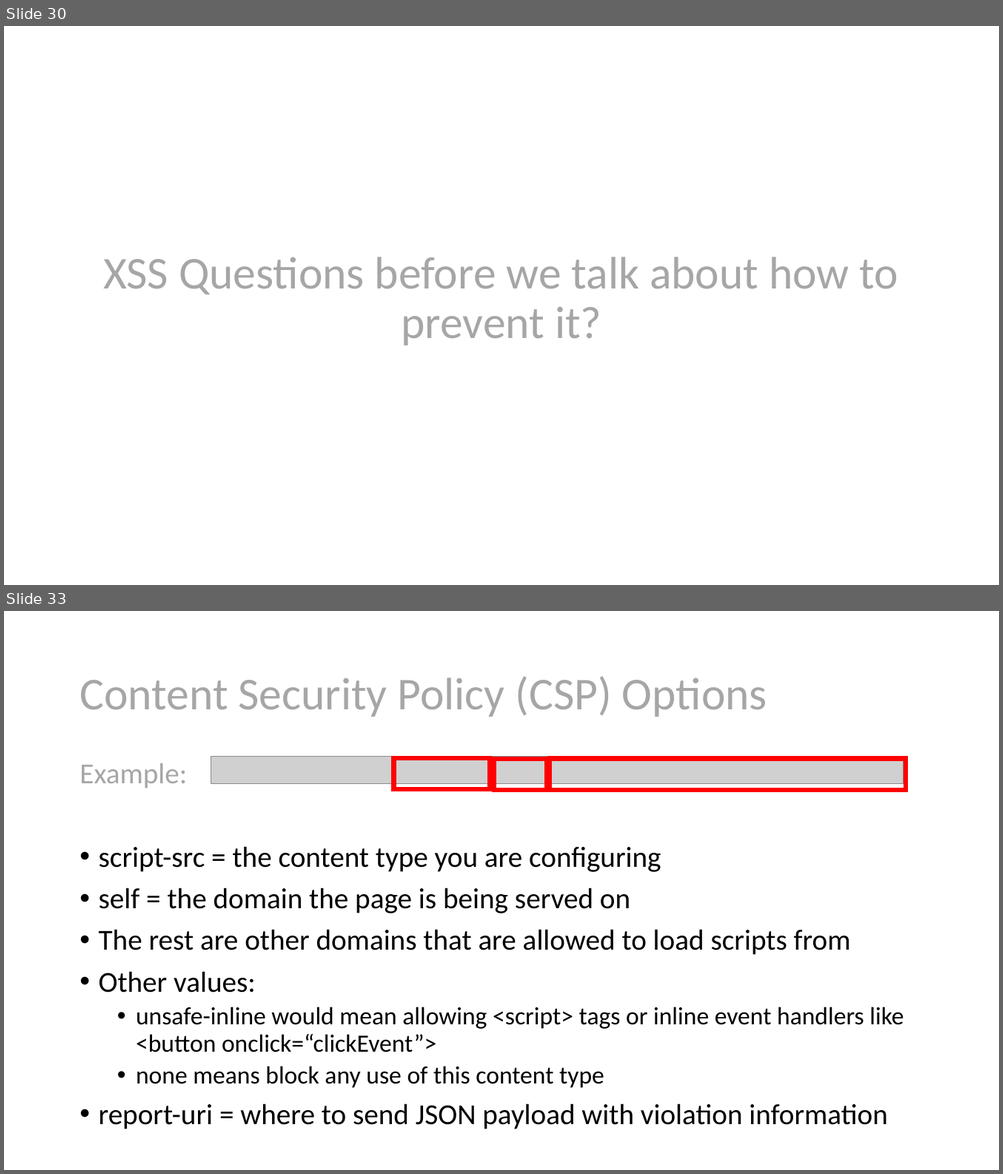
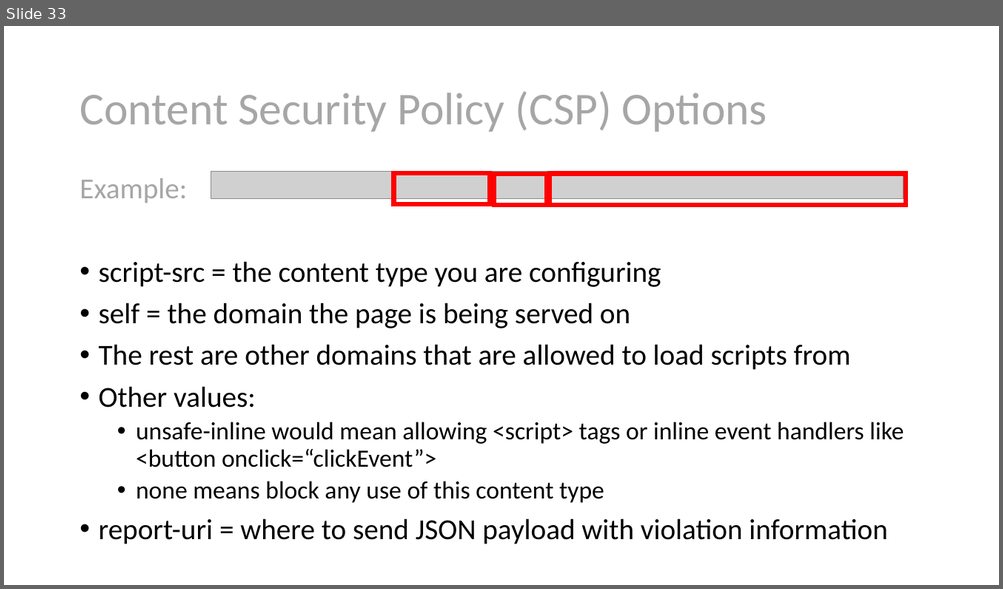
Before and after one commit to nirzaf/DotNetWorkShopTalk, a slide deck: 2021-1-27 - NDC London - Security Headers/Security Headers Explained.pptx. Shown one above the other, each under a label of ours: slides 30 and 33 before the commit, slide 33 after it; the slides between them are not shown. The pictures are 1003x1174 and 1003x589 pixels, drawn with LibreOffice and Linux fonts; fonts in the diff are those of the drawing; grey boxes stand for pictures. Boxes give left, top, right and bottom in pixels: in the first picture for what was removed or moved away, otherwise in the second. Text is boxed around its words. In the diff, an @@ line names an element or a change of style, - is before the commit and + after.

```diff
--- a/2021-1-27 - NDC London - Security Headers/Security Headers Explained.pptx
+++ b/2021-1-27 - NDC London - Security Headers/Security Headers Explained.pptx
@@ slide 30 removed at [4, 26, 999, 585], background #FFFFFF @@
@@ title removed at [103, 257, 899, 346] @@
-XSS Questions before we talk about how to prevent it?
```
Also in this commit, not shown: 47 slides changed, 18 slides added, 13 other slides removed, 2 other files.
